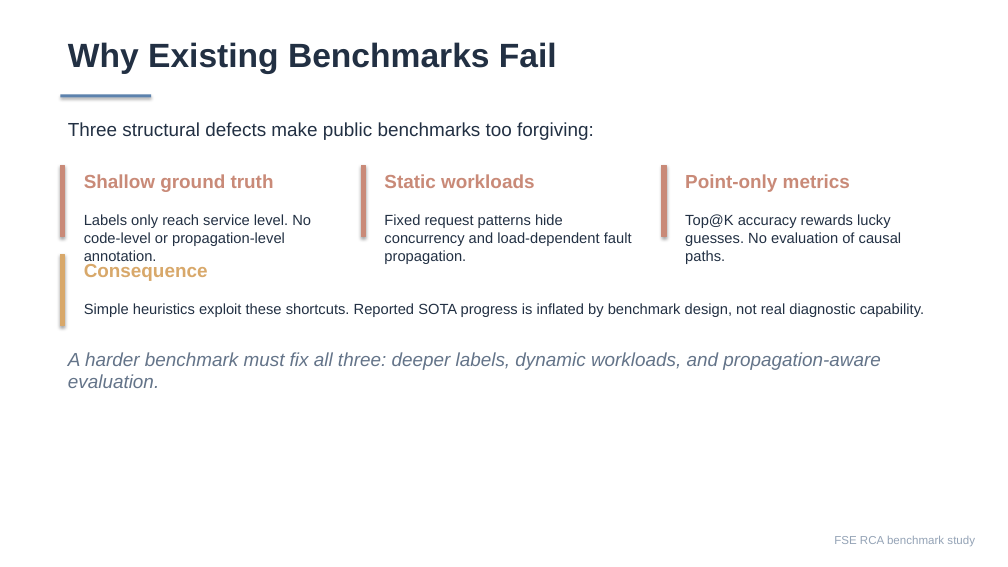
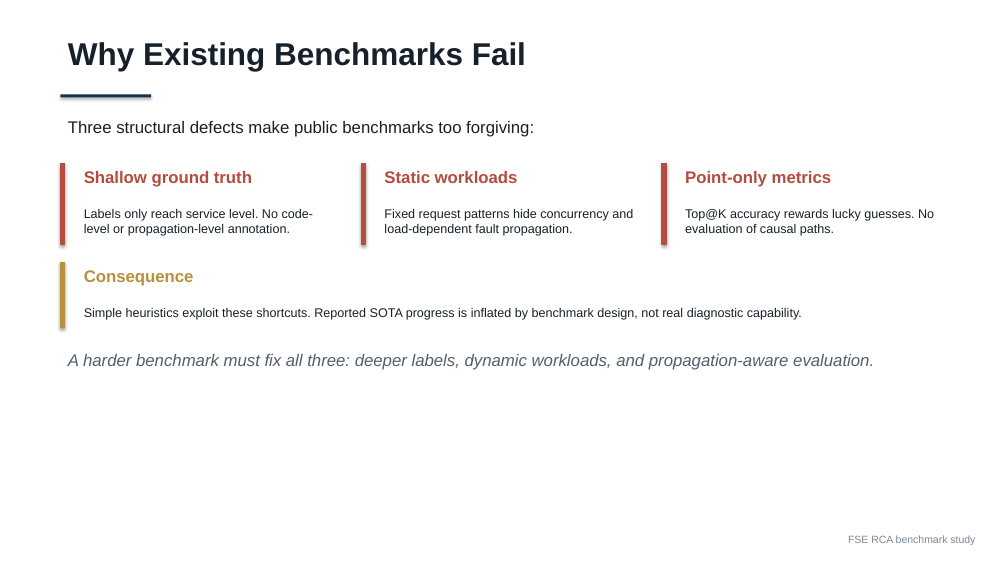
Before and after one commit to Lincyaw/paperops, a slide deck: slide 8 of examples/self-intro/diagnostic_world_model.pptx. Drawn at 1008x567 pixels with LibreOffice and Linux fonts; fonts in the diff are those of the drawing. Boxes give left, top, right and bottom in pixels: in the first picture for what was removed or moved away, otherwise in the second. Text is boxed around its words. In the diff, an @@ line names an element or a change of style, - is before the commit and + after.

```diff
--- a/examples/self-intro/diagnostic_world_model.pptx
+++ b/examples/self-intro/diagnostic_world_model.pptx
@@ text "Why Existing Benchmarks Fail" at (68, 42, 526, 71): size 32 to 30 pt, text colour #223043 to #16212B @@
@@ text "Three structural defects make public ..." at (68, 121, 534, 137): size 18 to 16 pt, text colour #223043 to #16212B @@
@@ rectangle at (60, 95, 151, 98): fill #5C82AD to #16324F @@
@@ rectangle: place and size @@
-rectangle at (60, 166, 65, 237)
+rectangle at (60, 163, 65, 244)
@@ rectangle: place and size @@
-rectangle at (361, 166, 366, 237)
+rectangle at (361, 163, 366, 244)
@@ fill #C98A78 to #B44D3E; outline #C98A78 1 pt to #B44D3E 1 pt in 3 elements at (60, 163, 65, 244), (361, 163, 366, 244), (662, 163, 667, 244) @@
@@ rectangle: place and size @@
-rectangle at (662, 166, 667, 237)
+rectangle at (662, 163, 667, 244)
@@ size 18 to 16 pt, text colour #C98A78 to #B44D3E in 3 elements at (84, 171, 252, 187), (384, 171, 518, 183), (685, 171, 832, 187) @@
@@ size 14 to 12 pt, text colour #223043 to #16212B in 4 elements at (84, 308, 802, 320), (84, 209, 313, 236), (384, 209, 633, 236), (685, 209, 934, 236) @@
@@ rectangle: place and size @@
-rectangle at (60, 255, 65, 326)
+rectangle at (60, 262, 65, 328)
@@ rectangle at (60, 262, 65, 328): fill #D8A86A to #B6923E; outline #D8A86A 1 pt to #B6923E 1 pt @@
@@ text "Consequence" at (84, 270, 194, 286): size 18 to 16 pt, text colour #D8A86A to #B6923E @@
@@ text "A harder benchmark must fix ..." at (68, 354, 874, 370): size 18 to 16 pt, text colour #647489 to #51606F @@
@@ text "FSE RCA benchmark study" at (848, 535, 975, 545): size 11 to 10 pt, text colour #94A3B6 to #7C8A98 @@
```
Also in this commit, not shown: 17 other slides changed, 27 other files.
